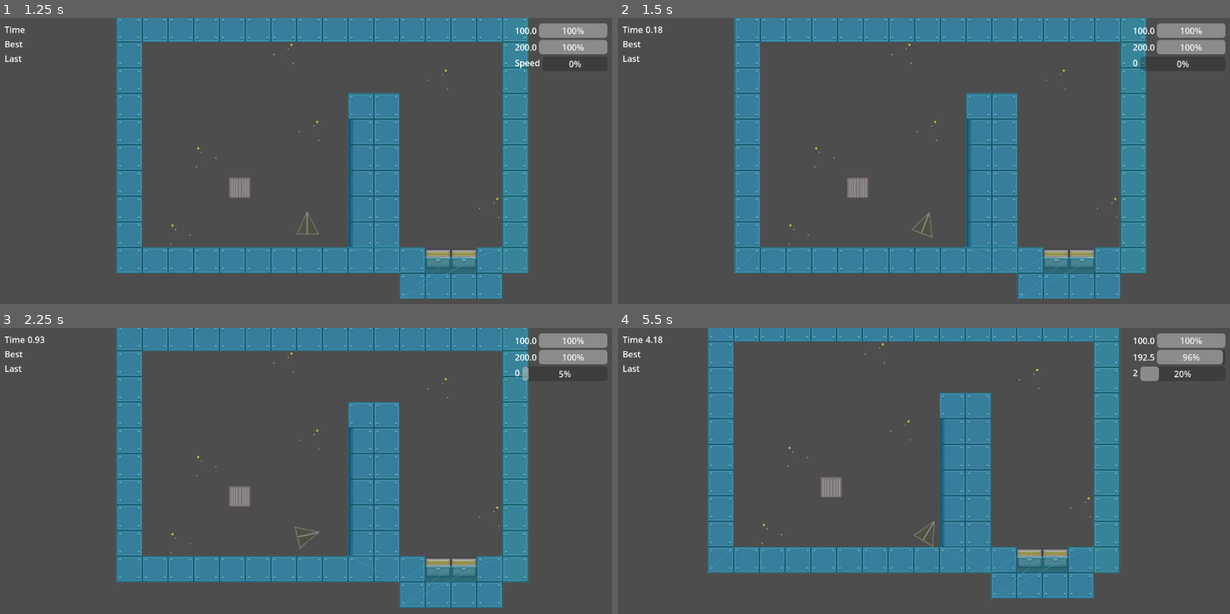
Above: before the commit, frames 1-4 (two rows, left to right).
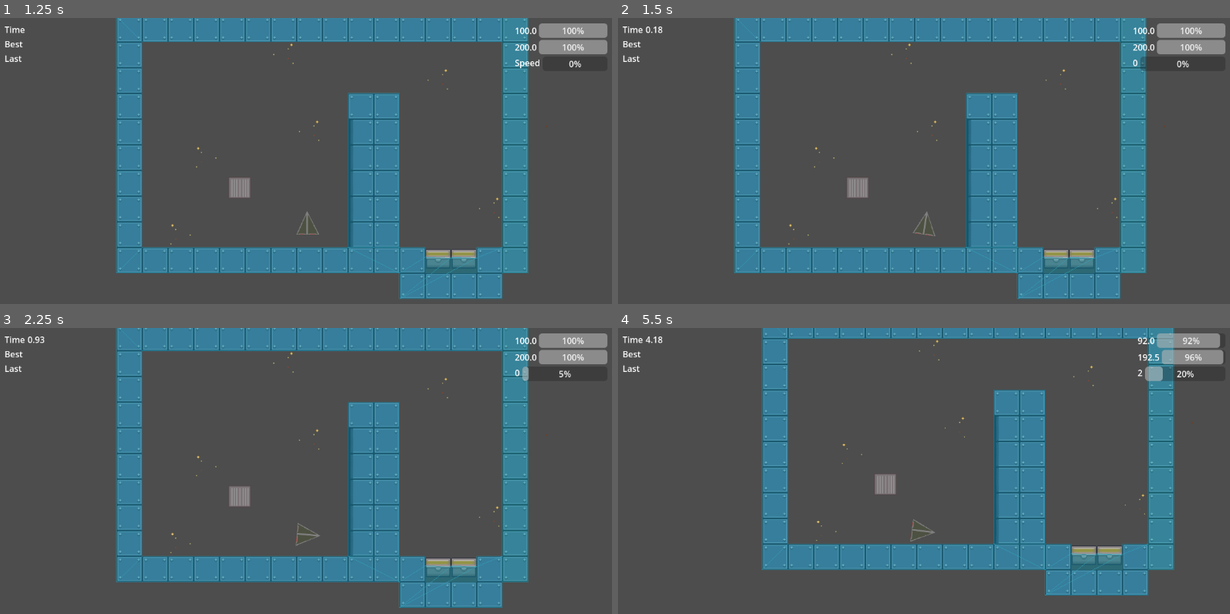
Above: after the commit, the same moments.

Repository: jacksondk/GravityRace
Game: Godot game, scene res://start.tscn
Same seed, same stepped clock (60 frames per second), same inputs: the game is played once before the commit and once after it.
Inputs (mouse positions are in pixels of both pictures, inside the frame that each line leads up to):
- Up to frame 1 (1.25 s): click (128, 132) at 0.5 s
- Up to frame 2 (1.5 s): tap Enter (ui_accept) at 1.25 s; hold Right (ui_right) from 1.28 s (still down)
- Up to frame 3 (2.25 s): tap Enter (ui_accept) at 1.52 s; release Right (ui_right) at 2.03 s; hold Down (ui_down) from 2.03 s (still down)
- Up to frame 4 (5.5 s): tap Enter (ui_accept) at 2.27, 3.77, 4.52, 5.27 s; release Down (ui_down) at 2.78 s; hold Right (ui_right) 2.78-3.53 s; hold Up (ui_up) 3.53-4.28 s; hold Left (ui_left) from 4.28 s (still down)

Frame 1 is identical in both runs. In frame 2, less than 0.1% of the frame differs, in the area x 47-52%, y 67-77%; in frame 3, less than 0.1%; in frame 4, 30%, in the area x 14-100%, y 0-95%.

Commit message:
Adding angular momentum

Diff:
--- a/Scripts/BaseLevel.gd
+++ b/Scripts/BaseLevel.gd
@@ -42,7 +42,7 @@
 	return 0.1
 
 func get_rotate_speed():
-	return 1.8
+	return 8.8
 
 func get_gravity():
 	return Vector2(0,1)*9.8
--- a/Scripts/Rocket.gd
+++ b/Scripts/Rocket.gd
@@ -6,6 +6,8 @@
 var in_goal = false
 
 var speed = Vector2(0,0)
+var rotation_speed = 0
+
 var life
 var max_life
 
@@ -63,11 +65,11 @@
 		emit_signal("exit")
 
 	if Input.is_action_pressed("ui_right"):
-		self.rotate(level_node.get_rotate_speed()*delta)
+		rotation_speed += level_node.get_rotate_speed()*delta;
 		started = true
 		gui.start()
 	if Input.is_action_pressed("ui_left"):
-		self.rotate(-level_node.get_rotate_speed()*delta)
+		rotation_speed -= level_node.get_rotate_speed()*delta;
 		started = true
 		gui.start()
 
@@ -97,7 +99,9 @@
 
 	speed = speed + force*delta
 	gui.set_velocity(floor(speed.length()/5)*5)
+	rotation_speed -= rotation_speed*level_node.get_drag()/2
 
+	self.rotate(rotation_speed*delta)
 	var collision = self.move_and_collide(speed*delta)
 	if collision:
 		var collider = collision.get_collider()
